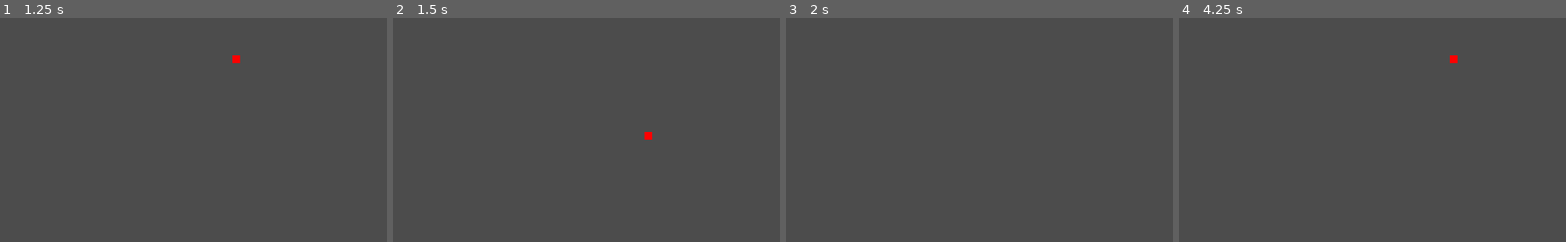
Above: before the commit, frames 1-4 (left to right).
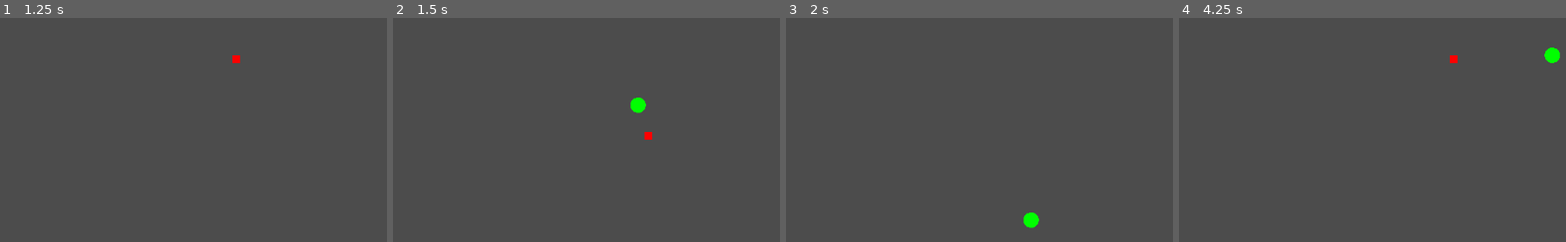
Above: after the commit, the same moments.

Repository: FiBe4000/Gamejam2022
Game: Godot game, scene res://src/TEST-Node2D.tscn
The game is run twice, just before and just after one commit, with the same random seed, the same clock (stepped at 60 frames per second) and the same inputs.
Inputs:
- Up to frame 1 (1.25 s): tap Enter at 0.5 s; hold D (move_right) from 0.53 s (still down); hold Down (aim_down) from 0.53 s (still down); tap Left (aim_left) at 0.8 s
- Up to frame 2 (1.5 s): tap Space (shoot, bound only after the commit) at 1.25 s; release D (move_right) at 1.28 s; release Down (aim_down) at 1.28 s; hold S (move_down) from 1.28 s (still down); tap Left (aim_left) at 1.35 s
- Up to frame 3 (2 s): keep holding S (move_down); tap Right (aim_right) at 1.55 s
- Up to frame 4 (4.25 s): release S (move_down) at 2.03 s; hold D (move_right) 2.03-2.78 s; hold Right (aim_right) 2.03-2.78 s; tap Up (aim_up) at 2.3, 2.85 s; tap Enter at 2.75 s; hold W (move_up) 2.78-3.53 s; tap Space (shoot, bound only after the commit) at 3.05, 3.5 s; hold A (move_left) from 3.53 s (still down); hold Space (shoot, bound only after the commit) from 3.53 s (still down); tap Down (aim_down) at 3.8 s
The pictures show only the part of the screen within x 50-100%, y 50-100%; the shares and areas given below are measured in that part.

Frame 1 is identical in both runs. In frame 2, 0.2% of the frame differs, in the area x 61-66%, y 35-43%; in frame 3, 0.2%; in frame 4, 0.2%.

Commit message:
Implement Player Shooting

Diff:
--- a/project.godot
+++ b/project.godot
@@ -20,60 +20,69 @@
 
 [input]
 
-move_left={
-"deadzone": 0.1,
-"events": [ Object(InputEventKey,"resource_local_to_scene":false,"resource_name":"","device":0,"alt":false,"shift":false,"control":false,"meta":false,"command":false,"pressed":false,"scancode":0,"physical_scancode":65,"unicode":0,"echo":false,"script":null)
-, Object(InputEventJoypadMotion,"resource_local_to_scene":false,"resource_name":"","device":0,"axis":0,"axis_value":-1.0,"script":null)
-, Object(InputEventJoypadButton,"resource_local_to_scene":false,"resource_name":"","device":0,"button_index":14,"pressure":0.0,"pressed":false,"script":null)
- ]
-}
 move_right={
-"deadzone": 0.1,
+"deadzone": 0.2,
 "events": [ Object(InputEventKey,"resource_local_to_scene":false,"resource_name":"","device":0,"alt":false,"shift":false,"control":false,"meta":false,"command":false,"pressed":false,"scancode":0,"physical_scancode":68,"unicode":0,"echo":false,"script":null)
 , Object(InputEventJoypadMotion,"resource_local_to_scene":false,"resource_name":"","device":0,"axis":0,"axis_value":1.0,"script":null)
 , Object(InputEventJoypadButton,"resource_local_to_scene":false,"resource_name":"","device":0,"button_index":15,"pressure":0.0,"pressed":false,"script":null)
  ]
 }
 move_up={
-"deadzone": 0.1,
+"deadzone": 0.2,
 "events": [ Object(InputEventKey,"resource_local_to_scene":false,"resource_name":"","device":0,"alt":false,"shift":false,"control":false,"meta":false,"command":false,"pressed":false,"scancode":0,"physical_scancode":87,"unicode":0,"echo":false,"script":null)
 , Object(InputEventJoypadMotion,"resource_local_to_scene":false,"resource_name":"","device":0,"axis":1,"axis_value":-1.0,"script":null)
 , Object(InputEventJoypadButton,"resource_local_to_scene":false,"resource_name":"","device":0,"button_index":12,"pressure":0.0,"pressed":false,"script":null)
  ]
 }
+move_left={
+"deadzone": 0.2,
+"events": [ Object(InputEventKey,"resource_local_to_scene":false,"resource_name":"","device":0,"alt":false,"shift":false,"control":false,"meta":false,"command":false,"pressed":false,"scancode":0,"physical_scancode":65,"unicode":0,"echo":false,"script":null)
+, Object(InputEventJoypadMotion,"resource_local_to_scene":false,"resource_name":"","device":0,"axis":0,"axis_value":-1.0,"script":null)
+, Object(InputEventJoypadButton,"resource_local_to_scene":false,"resource_name":"","device":0,"button_index":14,"pressure":0.0,"pressed":false,"script":null)
+ ]
+}
 move_down={
-"deadzone": 0.1,
+"deadzone": 0.2,
 "events": [ Object(InputEventKey,"resource_local_to_scene":false,"resource_name":"","device":0,"alt":false,"shift":false,"control":false,"meta":false,"command":false,"pressed":false,"scancode":0,"physical_scancode":83,"unicode":0,"echo":false,"script":null)
 , Object(InputEventJoypadMotion,"resource_local_to_scene":false,"resource_name":"","device":0,"axis":1,"axis_value":1.0,"script":null)
 , Object(InputEventJoypadButton,"resource_local_to_scene":false,"resource_name":"","device":0,"button_index":13,"pressure":0.0,"pressed":false,"script":null)
  ]
 }
 aim_left={
-"deadzone": 0.1,
+"deadzone": 0.2,
 "events": [ Object(InputEventKey,"resource_local_to_scene":false,"resource_name":"","device":0,"alt":false,"shift":false,"control":false,"meta":false,"command":false,"pressed":false,"scancode":0,"physical_scancode":16777231,"unicode":0,"echo":false,"script":null)
 , Object(InputEventJoypadMotion,"resource_local_to_scene":false,"resource_name":"","device":0,"axis":2,"axis_value":-1.0,"script":null)
 , Object(InputEventJoypadButton,"resource_local_to_scene":false,"resource_name":"","device":0,"button_index":14,"pressure":0.0,"pressed":false,"script":null)
  ]
 }
 aim_right={
-"deadzone": 0.1,
+"deadzone": 0.2,
 "events": [ Object(InputEventKey,"resource_local_to_scene":false,"resource_name":"","device":0,"alt":false,"shift":false,"control":false,"meta":false,"command":false,"pressed":false,"scancode":0,"physical_scancode":16777233,"unicode":0,"echo":false,"script":null)
 , Object(InputEventJoypadMotion,"resource_local_to_scene":false,"resource_name":"","device":0,"axis":2,"axis_value":1.0,"script":null)
 , Object(InputEventJoypadButton,"resource_local_to_scene":false,"resource_name":"","device":0,"button_index":15,"pressure":0.0,"pressed":false,"script":null)
  ]
 }
 aim_up={
-"deadzone": 0.1,
+"deadzone": 0.2,
 "events": [ Object(InputEventKey,"resource_local_to_scene":false,"resource_name":"","device":0,"alt":false,"shift":false,"control":false,"meta":false,"command":false,"pressed":false,"scancode":0,"physical_scancode":16777232,"unicode":0,"echo":false,"script":null)
 , Object(InputEventJoypadMotion,"resource_local_to_scene":false,"resource_name":"","device":0,"axis":3,"axis_value":-1.0,"script":null)
 , Object(InputEventJoypadButton,"resource_local_to_scene":false,"resource_name":"","device":0,"button_index":12,"pressure":0.0,"pressed":false,"script":null)
  ]
 }
 aim_down={
-"deadzone": 0.1,
+"deadzone": 0.2,
 "events": [ Object(InputEventKey,"resource_local_to_scene":false,"resource_name":"","device":0,"alt":false,"shift":false,"control":false,"meta":false,"command":false,"pressed":false,"scancode":0,"physical_scancode":16777234,"unicode":0,"echo":false,"script":null)
 , Object(InputEventJoypadMotion,"resource_local_to_scene":false,"resource_name":"","device":0,"axis":3,"axis_value":1.0,"script":null)
 , Object(InputEventJoypadButton,"resource_local_to_scene":false,"resource_name":"","device":0,"button_index":13,"pressure":0.0,"pressed":false,"script":null)
+ ]
+}
+shoot={
+"deadzone": 0.5,
+"events": [ Object(InputEventKey,"resource_local_to_scene":false,"resource_name":"","device":0,"alt":false,"shift":false,"control":false,"meta":false,"command":false,"pressed":false,"scancode":0,"physical_scancode":32,"unicode":0,"echo":false,"script":null)
+, Object(InputEventJoypadButton,"resource_local_to_scene":false,"resource_name":"","device":0,"button_index":0,"pressure":0.0,"pressed":false,"script":null)
+, Object(InputEventMouseButton,"resource_local_to_scene":false,"resource_name":"","device":0,"alt":false,"shift":false,"control":false,"meta":false,"command":false,"button_mask":0,"position":Vector2( 0, 0 ),"global_position":Vector2( 0, 0 ),"factor":1.0,"button_index":1,"pressed":false,"doubleclick":false,"script":null)
+, Object(InputEventJoypadButton,"resource_local_to_scene":false,"resource_name":"","device":0,"button_index":5,"pressure":0.0,"pressed":false,"script":null)
+, Object(InputEventJoypadButton,"resource_local_to_scene":false,"resource_name":"","device":0,"button_index":7,"pressure":0.0,"pressed":false,"script":null)
  ]
 }
 
--- a/src/TEST-Node2D.tscn
+++ b/src/TEST-Node2D.tscn
@@ -8,10 +8,12 @@
 
 [node name="Player" type="KinematicBody2D" parent="."]
 position = Vector2( 455, 341 )
+collision_layer = 2
 script = ExtResource( 1 )
 __meta__ = {
 "_edit_group_": true
 }
+bullet_speed = 300
 
 [node name="CollisionShape2D" type="CollisionShape2D" parent="Player"]
 shape = SubResource( 1 )
--- /dev/null
+++ b/src/entities/Bullet.gd
@@ -0,0 +1,42 @@
+extends KinematicBody2D
+
+
+export var speed = 0
+export var dir = Vector2(1,0)
+export var started = false
+
+
+# Called when the node enters the scene tree for the first time.
+func _ready():
+  pass # Replace with function body.
+
+
+func _physics_process(delta):
+  if started:
+    var offset = speed * dir
+    var collision = self.move_and_collide(delta*offset)
+    if collision:
+      impact()
+
+
+func _draw():
+  var shape = self.get_node("CollisionShape2D")
+  var pos = shape.transform.origin
+  var rad = shape.shape.radius
+  var col = Color(0, 1, 0, 1)
+  draw_circle(pos, rad, col)
+
+
+func start(pos, direction, speed = self.speed):
+    position = pos
+    dir = direction
+    if dir.x == 0 and dir.y == 0:
+      dir = Vector2(1,0)
+    self.speed = speed
+    #rotation = direction
+    #velocity = Vector2(speed, 0).rotated(rotation)
+    started = true
+
+
+func impact():
+  queue_free()
--- /dev/null
+++ b/src/entities/Bullet.tscn
@@ -0,0 +1,12 @@
+[gd_scene load_steps=3 format=2]
+
+[ext_resource path="res://src/entities/Bullet.gd" type="Script" id=1]
+
+[sub_resource type="CircleShape2D" id=1]
+
+[node name="Bullet" type="KinematicBody2D"]
+collision_layer = 2
+script = ExtResource( 1 )
+
+[node name="CollisionShape2D" type="CollisionShape2D" parent="."]
+shape = SubResource( 1 )
--- a/src/entities/Player.gd
+++ b/src/entities/Player.gd
@@ -3,6 +3,12 @@
 
 
 export var speed = 500
+export var bullet_speed = 10
+export var rof = 2
+
+var Bullet = preload("res://src/entities/Bullet.tscn")
+var last_shot = 0
+var look_dir = Vector2(1,0)
 
 
 # Called when the node enters the scene tree for the first time.
@@ -10,16 +16,25 @@
   pass # Replace with function body.
 
 func _physics_process(delta):
+  if Engine.editor_hint:
+    return
+
   var dir = Vector2()
-  if not Engine.editor_hint:
-    dir.x -= Input.get_action_strength("move_left")
-    dir.x += Input.get_action_strength("move_right")
-    dir.y -= Input.get_action_strength("move_up")
-    dir.y += Input.get_action_strength("move_down")
+  dir.x -= Input.get_action_strength("move_left")
+  dir.x += Input.get_action_strength("move_right")
+  dir.y -= Input.get_action_strength("move_up")
+  dir.y += Input.get_action_strength("move_down")
+  if dir.x != 0 or dir.y != 0:
+    look_dir = dir
 
-  var offset = speed * dir
+  var vel = speed * dir
+  self.move_and_slide(vel)
 
-  self.translate(delta * offset)
+  var cooldown = 1.0/rof
+  last_shot += delta
+  if Input.is_action_pressed("shoot") and last_shot >= cooldown:
+    last_shot = 0
+    shoot()
 
 
 func _draw():
@@ -28,3 +43,18 @@
   var dim = shape.shape.extents
   var col = Color(1, 0, 0, 1)
   draw_rect(Rect2(pos, dim), col)
+
+
+func shoot():
+  var aim_dir = Vector2()
+  aim_dir.x -= Input.get_action_strength("aim_left")
+  aim_dir.x += Input.get_action_strength("aim_right")
+  aim_dir.y -= Input.get_action_strength("aim_up")
+  aim_dir.y += Input.get_action_strength("aim_down")
+  if aim_dir.x == 0 and aim_dir.y == 0:
+    aim_dir = look_dir
+  aim_dir = aim_dir.normalized()
+
+  var b = Bullet.instance()
+  b.start(self.transform.origin, aim_dir, bullet_speed)
+  get_parent().add_child(b)
